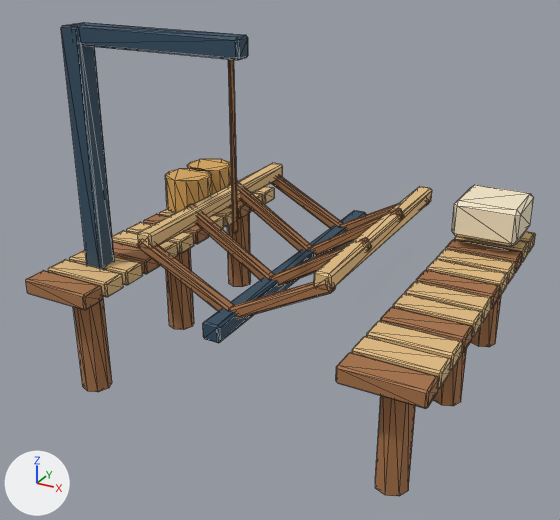
What one commit did to the glTF model source/assets/models/shipyard.glb.
The view is the same before and after, from a 50 mm lens placed at (1.9, -3.64, 2.4), pointed at (-0.03, -0.14, 0.65). The lights are fixed; the arrows at lower left show +X, +Y and +Z. The first picture is the older version. Mesh edges are drawn as thin lines. Where no turn or scale is listed for an object, it has been applied to the vertices. Vertices at exactly the same position are counted once.

In view in the first picture: 'pile'.
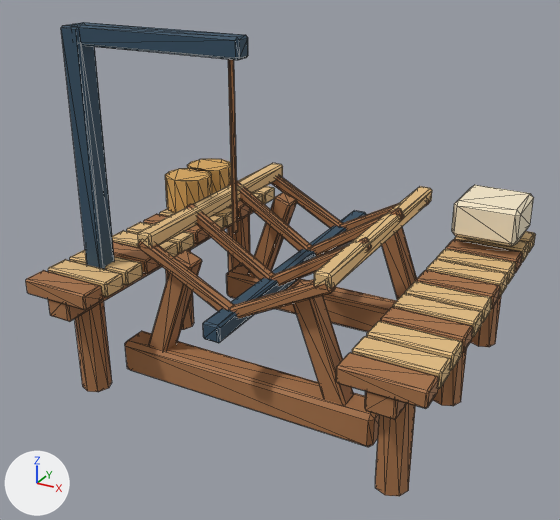
Pixel boxes [x1, y1, x2, y2] of what changed, in the pictures (560 x 520 px):
part 1 of me_cone, added (brown)
    after: [226, 265, 396, 332]
part 2 of me_cone, added (mostly hidden)
    after: [48, 211, 253, 322]
part 3 of me_cone, added (brown)
    after: [365, 391, 407, 419]
part 4 of me_cone, added (brown)
    after: [125, 331, 379, 447]
part 5 of me_cone, added (brown)
    after: [149, 250, 202, 351]
part 6 of me_cone, added (brown)
    after: [292, 279, 354, 405]
part 7 of me_cone, added (brown)
    after: [248, 192, 297, 277]
part 8 of me_cone, added (brown)
    after: [382, 214, 417, 300]

Patch to the scene script:
```diff
--- a/source/assets/models/shipyard.glb.py
+++ b/source/assets/models/shipyard.glb.py
@@ me_cone @@
 # used by ob_pile; location = (-0.92, -0.75, 0.24)
-me_cone.from_pydata(...)  # 1080 vertices, 1972 faces; spans x -0.21..2.05, y -0.24..1.77, z -0.34..1.69
+me_cone.from_pydata(...)  # 1272 vertices, 2324 faces; spans x -0.21..2.05, y -0.24..1.77, z -0.34..1.69
+# me_cone part 1: the loose piece of 24 vertices spanning x -0.21..0.21, y 1.12..1.26, z 0.3..0.39 is copied, and the copy is scaled about its middle by (3.73, 1.12, 2.18), then moved by (0.92, 0.07, -0.5); it spans x 0.15..1.69, y 1.17..1.35, z -0.25..-0.05
+# me_cone part 2: a new loose piece of 24 vertices spanning x -0.08..0.08, y -0.23..1.73, z 0.19..0.35, in mat_shipyard_paint
+# me_cone part 3: a new loose piece of 24 vertices spanning x 1.76..1.92, y -0.23..1.73, z 0.19..0.35, in mat_shipyard_paint
+# me_cone part 4: a new loose piece of 24 vertices spanning x 0.15..1.69, y 0.08..0.26, z -0.25..-0.05, in mat_shipyard_paint
+# me_cone part 5: a new loose piece of 24 vertices spanning x 0.31..0.63, y 0.11..0.23, z -0.1..0.55, in mat_shipyard_paint
+# me_cone part 6: a new loose piece of 24 vertices spanning x 1.21..1.53, y 0.11..0.23, z -0.1..0.55, in mat_shipyard_paint
+# me_cone part 7: a new loose piece of 24 vertices spanning x 0.31..0.63, y 1.2..1.32, z -0.1..0.55, in mat_shipyard_paint
+# me_cone part 8: a new loose piece of 24 vertices spanning x 1.21..1.53, y 1.2..1.32, z -0.1..0.55, in mat_shipyard_paint
 me_cone.materials.append(mat_shipyard_paint)
```
